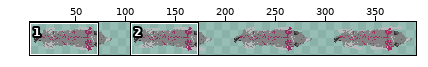
File history of a sprite sheet, src/assets/spritesheets/wolf.png. Above, an overview of the earlier version with the close-up marked.
Close-up. The starting point:
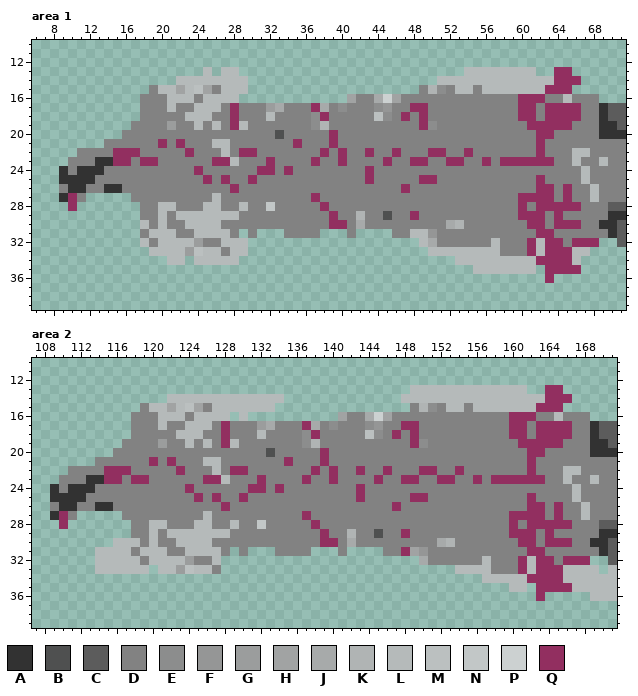
The file is 400x50 pixels. Pixels under 10% opacity are left out. Colours within 5 levels of each other are drawn and written as one. Shown: area 1: x 6..71, y 10..39; area 2: x 107..171, y 10..39. The wide view leaves out empty margins. The commit also changed other parts of the picture, which this record leaves out.
Palette (. is transparent): A #323232  B #4f5050  C #5c5c5c  D #828282  E #8c8d8d  F #959696  G #9b9d9d  H #a1a3a3  J #a7aaaa  K #b0b4b4  L #b5baba  M #bbc0c0  N #c2c7c7  P #ccd1d1  Q #922f60
New version:
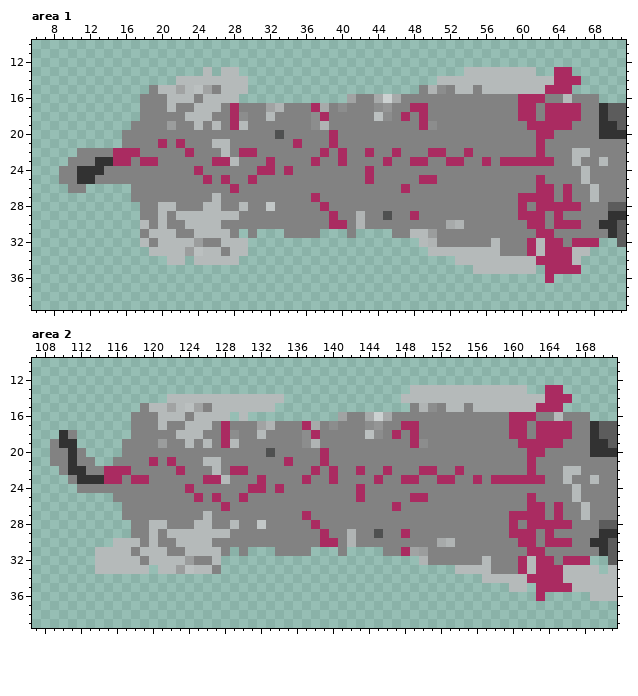
The exact change:
@@ palette @@
-Q #922f60
+Q #aa2b61
--- area 1
@@ x 7..52 @@
 15 ............DLLHLMHDLLL...................DKED
-16 ...........DDDLLLDLLLL............HDDJPHDDDDDD
-17 ...........DDDLDDLLLDQDDDGJDDDQJDEDDDEFDDQQDDD
-18 ...........DDDDDLLLDDQDDDLDDDDEQDDDDDMEDQDQDDD
+16 ...........DDDLLLDLLLL............HDDJPJDDDDDD
+17 ...........DDDLDDLLLDQDDDHKDDDQJDEDDDEFDDQQDDD
+18 ...........DDDDDLLLDDQEDDLDDDDEQDDDDDMEDQDQDDD
 19 ..........DDDDGDDLDLDQLDDDDDDDEKDDDDDDDDDDQEDD
 20 .........DDDDDDDDDDDDDDDDDBDDDDDQDDDDDDDDDDDDD
-21 .......DDDDDDQDQDDDLLDDDDDDDQDDDQDDDDDDDDDDDDD
+21 .........DDDDQDQDDDLLDDDDDDDQDDDQDDDDDDDDDDDDD
 22 ....DDDDQQQDDDDDQDDDLDQQDDDDDDDQDQDDQDDQDDDQQD
 23 ...DDDAAQQDQQDDDDDDQQLDDDQDDDDQDDQDDDDQDDQQDDQ
-24 ..ADAAADDDDDDDDDDQDDDDDDQQDQDDDDDDDDQDDDDDDDDD
-25 ..AAAADDDDDDDDDDDDQDQDDQDDDDDDDDDDDDQDDDDDQQDD
-26 ..DAADDAADDDDDDDDDDDDQDDDDDDDDDDDDDDDDDDQDDDDD
-27 ..AQD.....DDDDDDDDDLDDDDDDDDDDQDDDDDDDDDDDDDDD
-28 ...Q.......DDLLDDDLLDDLDDNDDDDDQDDDDDDDDDDDDDD
+24 ..DDAAADDDDDDDDDDQDDDDDDQQDQDDDDDDDDQDDDDDDDDD
+25 ..DDAADDDDDDDDDDDDQDQDDQDDDDDDDDDDDDQDDDDDQQDD
+26 ...DD.....DDDDDDDDDDDQDDDDDDDDDDDDDDDDDDQDDDDD
+27 ..........DDDDDDDDDLDDDDDDDDDDQDDDDDDDDDDDDDDD
+28 ...........DDLLDDDLLDDLDDNDDDDDQDDDDDDDDDDDDDD
 29 ...........DDLDLLLLLLLDDDDDDDDDDQDDKDDBDDQDDDD
-30 ...........LDLDDLLLLDDDDDDDDDDDDQQDJDDDDDDDDDJ
-31 ...........DLLLDDLLLLD.D...DDDD...D....DDLLFDD
-32 ...........LDLLLLGDDLLL...................LJDD
+30 ...........LDLDDLLLLDDDDDDDDDDDDQQDKDDDDDDDDDJ
+31 ...........DLLLDDLLLLD.D...DDDD...D....DDLLGDD
+32 ...........LDLLLLGDDLLL...................LKDD
 33 ............LLLLGMLLDLL....................LLL
--- area 2
@@ x 107..171 @@
 15 ............DLLHLMHDLLLLLLL...............DKEDLLDLLLLLLLQQQ......
-16 ...........DDDLLLDLLLL.L..........HDDJPHDDDDDDDDDDDDDQQQDDLDDD...
-17 ...........DDDLDDLLLDQDDDGJDDDQJDEDDDEFDDQQDDDDDDDDDDQQDQQQQDDACC
-18 ...........DDDDDLLLDDQDDDLDDDDEQDDDDDMEDQDQDDDDDDDDDDQQDQQQQDDACC
-19 ..........DDDDGDDLDLDQLDDDDDDDEKDDDDDDDDDDQEDDDDDDDDDDQQQQQDDDAAC
-20 .........DDDDDDDDDDDDDDDDDBDDDDDQDDDDDDDDDDDDDDDDDDDDDDQQDDDDDAAA
-21 .......DDDDDDQDQDDDLLDDDDDDDQDDDQDDDDDDDDDDDDDDDDDDDDDDQDDDDDDDDD
-22 ....DDDDQQQDDDDDQDDDLDQQDDDDDDDQDQDDQDDQDDDQQDDQDDDDDDDQDDDLLDDDD
-23 ...DDDAAQQDQQDDDDDDQQLDDDQDDDDQDDQDDDDQDDQQDDQQDDQDQQQQQQDDLDDLDD
-24 ..ADAAADDDDDDDDDDQDDDDDDQQDQDDDDDDDDQDDDDDDDDDDDDDDDDDDDDDDDLDDDD
-25 ..AAAADDDDDDDDDDDDQDQDDQDDDDDDDDDDDDQDDDDDQQDDDDDDDDDDDQDDDDLDDDD
-26 ..DAADDAADDDDDDDDDDDDQDDDDDDDDDDDDDDDDDDQDDDDDDDDDDDDDDQQDQDDLDDD
-27 ..AQD.....DDDDDDDDDLDDDDDDDDDDQDDDDDDDDDDDDDDDDDDDDDDQQQQDQDDLDDD
-28 ...Q.......DDLLDDDLLDDLDDNDDDDDQDDDDDDDDDDDDDDDDDDDDDQDQQQQQDDDCC
+16 ...........DDDLLLDLLLL.L..........HDDJPJDDDDDDDDDDDDDQQQDDLDDD...
+17 ...........DDDLDDLLLDQDDDHKDDDQJDEDDDEFDDQQDDDDDDDDDDQQDQQQQDDACC
+18 ...AD......DDDDDLLLDDQEDDLDDDDEQDDDDDMEDQDQDDDDDDDDDDQQDQQQQDDACC
+19 ..DAA.....DDDDGDDLDLDQLDDDDDDDEKDDDDDDDDDDQEDDDDDDDDDDQQQQQDDDAAC
+20 ..DDAD....DDDDDDDDDDDDDDDDBDDDDDQDDDDDDDDDDDDDDDDDDDDDDQQDDDDDAAA
+21 ..DDADD..DDDDQDQDDDLLDDDDDDDQDDDQDDDDDDDDDDDDDDDDDDDDDDQDDDDDDDDD
+22 ...DAADDQQQDDDDDQDDDLDQQDDDDDDDQDQDDQDDQDDDQQDDQDDDDDDDQDDDLLDDDD
+23 ....DAAAQQDQQDDDDDDQQLDDDQDDDDQDDQDDDDQDDQQDDQQDDQDQQQQQQDDLDDLDD
+24 .....DDDDDDDDDDDDQDDDDDDQQDQDDDDDDDDQDDDDDDDDDDDDDDDDDDDDDDDLDDDD
+25 .........DDDDDDDDDQDQDDQDDDDDDDDDDDDQDDDDDQQDDDDDDDDDDDQDDDDLDDDD
+26 ..........DDDDDDDDDDDQDDDDDDDDDDDDDDDDDDQDDDDDDDDDDDDDDQQDQDDLDDD
+27 ..........DDDDDDDDDLDDDDDDDDDDQDDDDDDDDDDDDDDDDDDDDDDQQQQDQDDLDDD
+28 ...........DDLLDDDLLDDLDDNDDDDDQDDDDDDDDDDDDDDDDDDDDDQDQQQQQDDDCC
 29 ...........DDLDLLLLLLLDDDDDDDDDDQDDKDDBDDQDDDDDDDDDDDQQQDQDDDDDAA
-30 .........LLLDLDDLLLLDDDDDDDDDDDDQQDJDDDDDDDDDJKDDDDDDDQQDQQQDDAAC
-31 .......LLLLDLLLDDLLLLD.D...DDDD...D....DDQHFDDDDDDDDDDDQQDDDDDDAC
-32 .......LLLLLDLLLLGDDL......................JDDDDDDLDDDQLQQDQQQ..C
+30 .........LLLDLDDLLLLDDDDDDDDDDDDQQDKDDDDDDDDDJKDDDDDDDQQDQQQDDAAC
+31 .......LLLLDLLLDDLLLLD.D...DDDD...D....DDQHGDDDDDDDDDDDQQDDDDDDAC
+32 .......LLLLLDLLLLGDDL......................KDDDDDDLDDDQLQQDQQQ..C
 33 .......LLLLLL.LLGMLLD..........................LLLLDDDQLQQQLLLL.L
Changed places in both close-ups, as pixel boxes (x1, y1, x2, y2):
changed: (59, 67, 599, 283)
changed: (50, 385, 590, 601)
